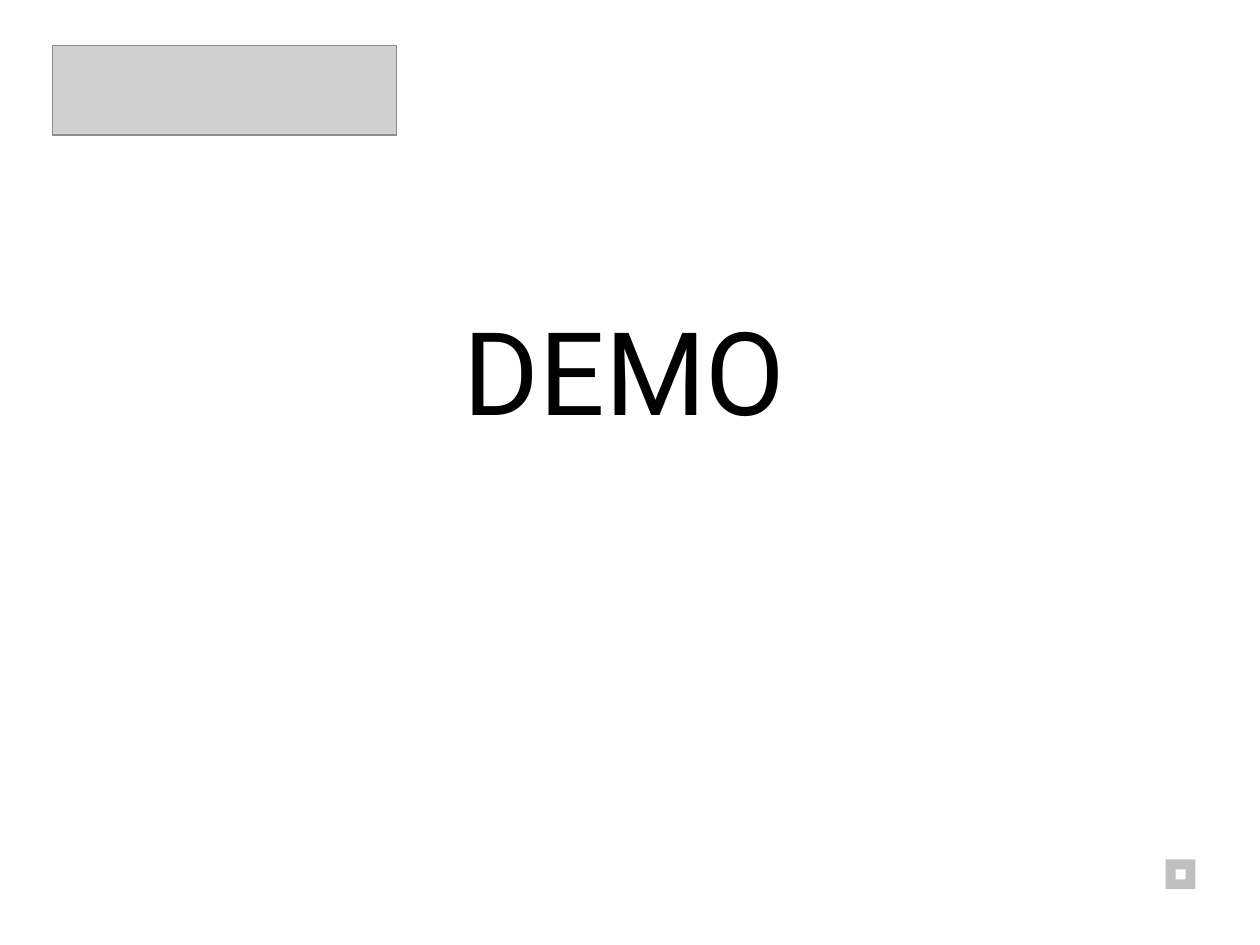
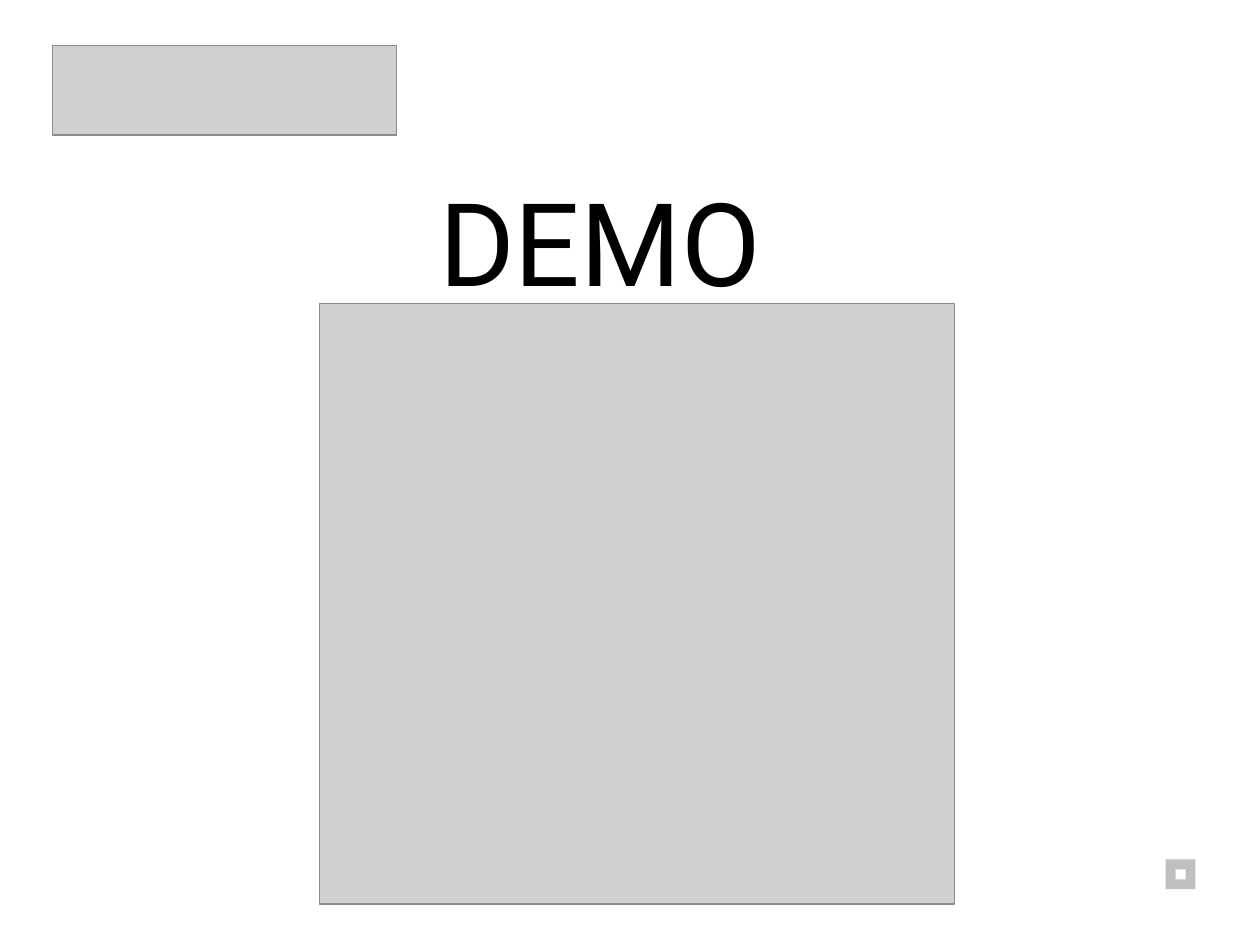
Before and after one commit to hszilard13/Infared-based-Image-processing-Zybo, a slide deck: slide 22 of Presentation/Presentation.pptx (slide 20 before the commit). Drawn at 1260x945 pixels with LibreOffice and Linux fonts; fonts in the diff are those of the drawing; grey boxes stand for pictures. Boxes give left, top, right and bottom in pixels: in the first picture for what was removed or moved away, otherwise in the second. Text is boxed around its words. In the diff, an @@ line names an element or a change of style, - is before the commit and + after.

```diff
--- a/Presentation/Presentation.pptx
+++ b/Presentation/Presentation.pptx
@@ text "DEMO" rewrapped from bbox=[464, 331, 786, 416] to bbox=[439, 202, 761, 313] @@
@@ picture added at bbox=[320, 304, 955, 903] @@
```
Also in this commit, not shown: 5 other slides changed, 2 slides added.
